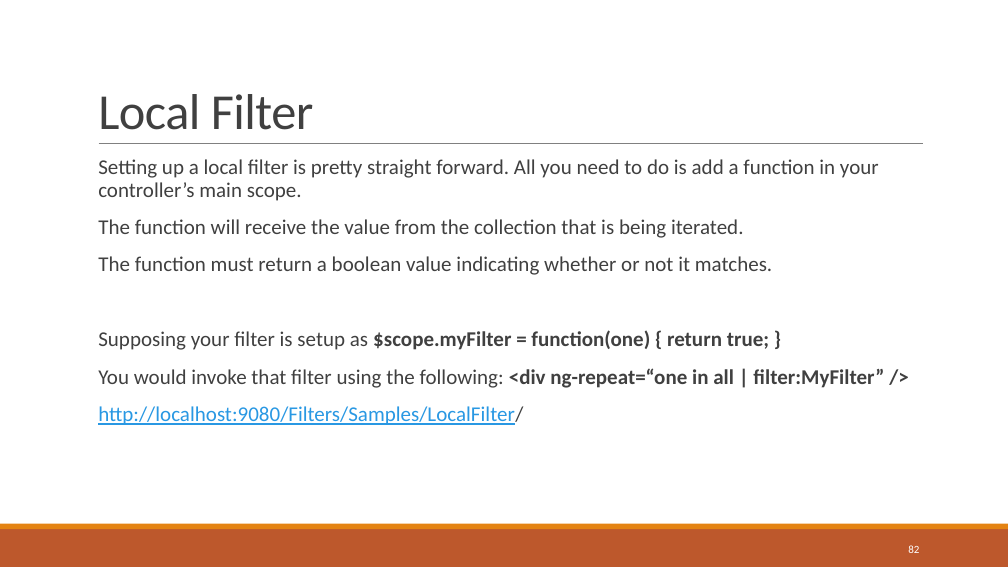
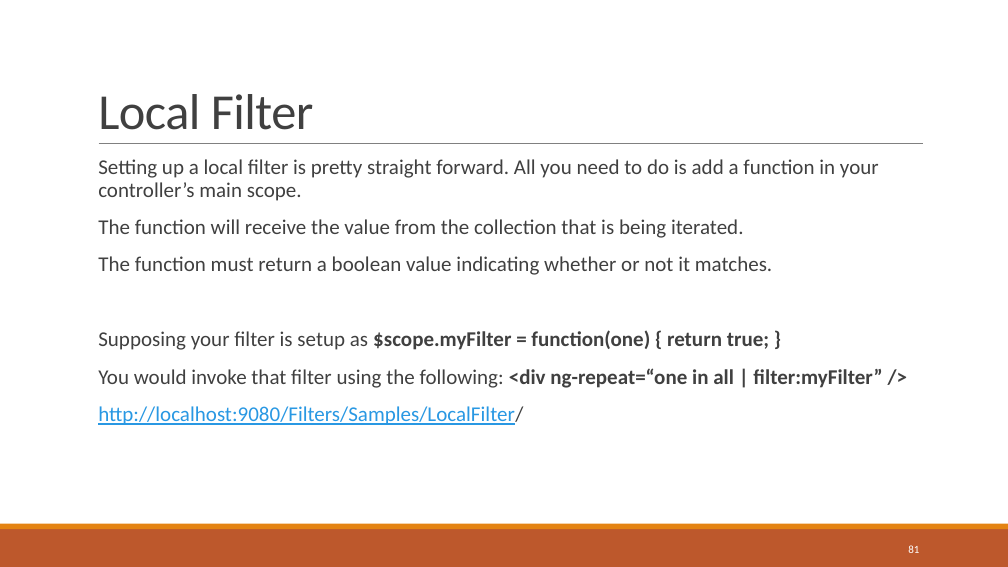
Before and after one commit to sbechtold/angularjs, a slide deck: slide 81 of materials/AngularJS.pptx (slide 82 before the commit). Drawn at 1008x567 pixels with LibreOffice and Linux fonts; fonts in the diff are those of the drawing. Boxes give left, top, right and bottom in pixels: in the first picture for what was removed or moved away, otherwise in the second. Text is boxed around its words. In the diff, an @@ line names an element or a change of style, - is before the commit and + after.

```diff
--- a/materials/AngularJS.pptx
+++ b/materials/AngularJS.pptx
@@ text at (98,368,882,388): text changed @@
-  You would invoke that filter using the following: <div ng-repeat=“one in all | filter:MyFilter” />
+  You would invoke that filter using the following: <div ng-repeat=“one in all | filter:myFilter” />
@@ page number at (908,545,919,553): text changed @@
-82
+81
```
Also in this commit, not shown: 1 other slide changed, 1 slide removed, 26 other files.
